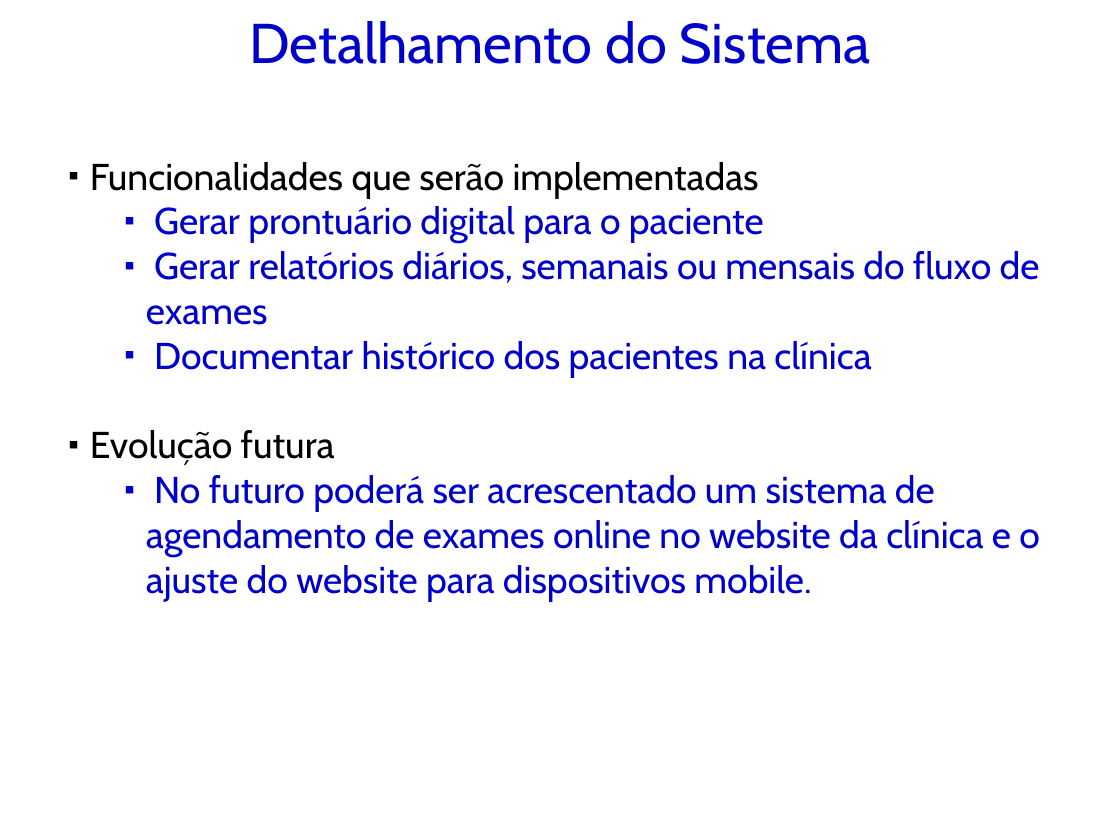
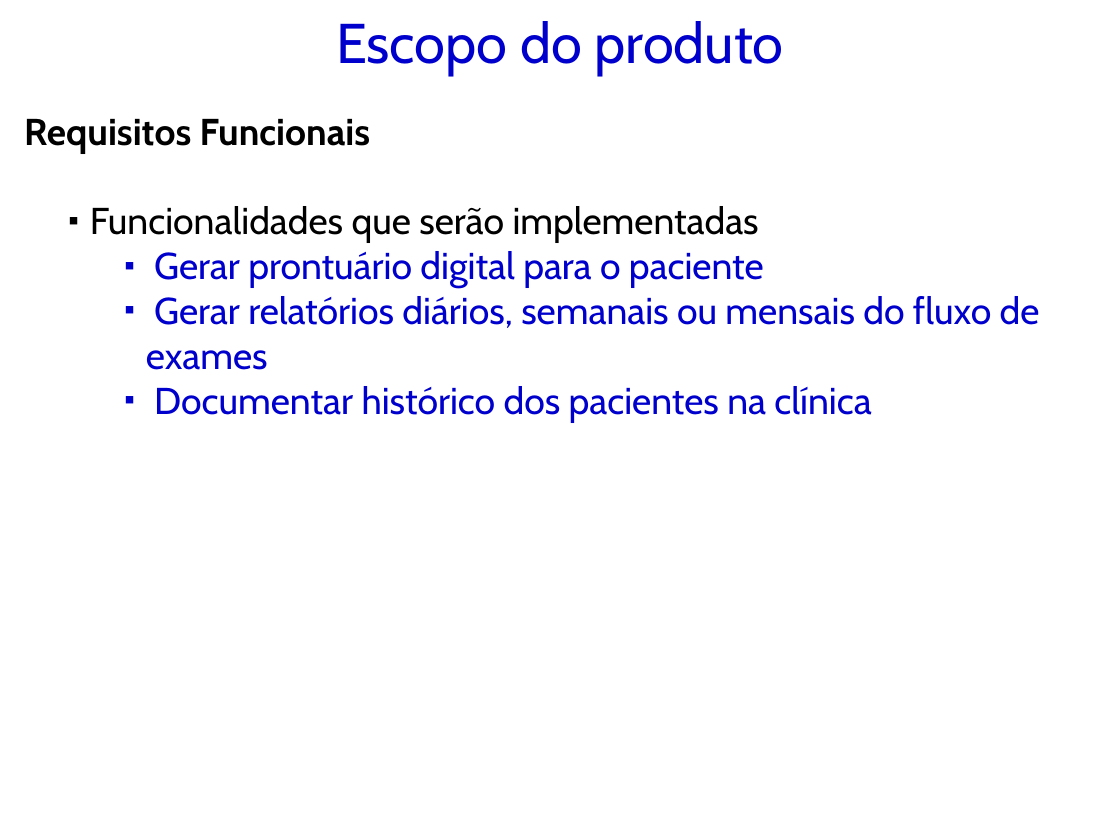
Before and after one commit to kokmz/TCCHUE, a slide deck: slide 6 of Arquivos do Anselmo preencidos - Semestre passado/GPS_2014_Modelo de Apresentação_PI.pptx (slide 7 before the commit). Drawn at 1120x840 pixels with LibreOffice and Linux fonts; fonts in the diff are those of the drawing; background and template pictures are left out. Boxes give left, top, right and bottom in pixels: in the first picture for what was removed or moved away, otherwise in the second. Text is boxed around its words. In the diff, an @@ line names an element or a change of style, - is before the commit and + after.

```diff
--- a/Arquivos do Anselmo preencidos - Semestre passado/GPS_2014_Modelo de Apresentação_PI.pptx
+++ b/Arquivos do Anselmo preencidos - Semestre passado/GPS_2014_Modelo de Apresentação_PI.pptx
@@ title at [336, 21, 784, 75]: text changed @@
-Detalhamento do Sistema
+Escopo do produto
@@ text at [24, 119, 370, 153]: paragraph added @@
+  Requisitos Funcionais
@@ text at [90, 430, 1040, 601]: paragraphs removed @@
-    ▪ Evolução futura
-      ▪ No futuro poderá ser acrescentado um sistema de agendamento de exames online no website da clínica e o ajuste do website para dispositivos mobile.
```
Also in this commit, not shown: 8 other slides changed, 8 slides added, 5 slides removed, 1 other file.
